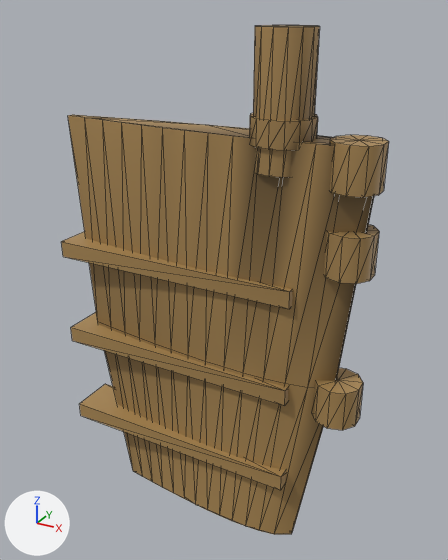
The glTF model public/ship-builder/models/rudder/rudder.glb, before and after one commit.
Rendered twice from a 50 mm lens placed at (0.519, -0.85, 0.474), pointed at (0.035, 0.029, 0.034). The axes (+X, +Y, +Z) are drawn at lower left. The lights are the same throughout. The first picture is the older version. Mesh edges are drawn as thin lines. Vertices at exactly the same position are counted once.

Objects in the first picture: 'rudder'.
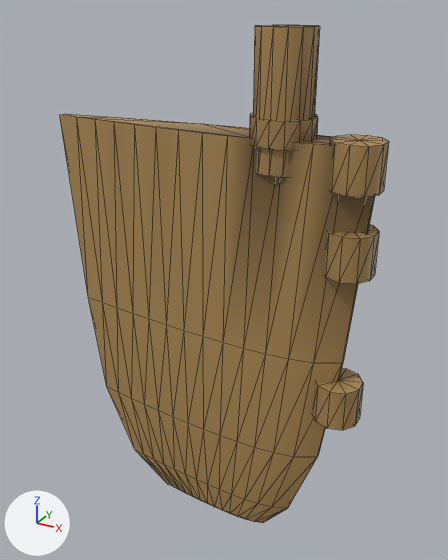
Diff of the bpy script that builds the scene:
```diff
--- a/public/ship-builder/models/rudder/rudder.glb.py
+++ b/public/ship-builder/models/rudder/rudder.glb.py
@@ me_rudder @@
 # used by ob_rudder; location = (0.0, 0.0, 0.0)
-me_rudder.from_pydata(...)  # 234 vertices, 432 faces; spans x -0.27..0.303, y -0.05..0.05, z -0.45..0.45
+me_rudder.from_pydata(...)  # 266 vertices, 508 faces; spans x -0.276..0.303, y -0.05..0.05, z -0.45..0.45
+# me_rudder part 1: the loose piece of 8 vertices spanning x -0.27..0.19, y -0.043..0.043, z 0.045..0.075 is deleted
+# me_rudder part 2: the loose piece of 8 vertices spanning x -0.27..0.19, y -0.043..0.043, z -0.315..-0.285 is deleted
+# me_rudder part 3: the loose piece of 8 vertices spanning x -0.27..0.19, y -0.043..0.043, z -0.135..-0.105 is deleted
+# me_rudder part 4
+# 21 vertices are removed from x -0.171..0.2, y -0.028..0.028, z -0.45
+# 75 faces are deleted
+# 61 vertices move from x -0.257..0.26, y -0.035..0.035, z -0.45..0.3 to x -0.276..0.27, y -0.037..0.037, z -0.25..0.3
+# 71 vertices are added at x -0.224..0.24, y -0.034..0.034, z -0.45..-0.25
+# 6 new vertices lie (0.017, 0.0, 0.0) away from vertices in x -0.083..0.054, y -0.013..0.013, z -0.45
+# 187 new faces join them
+# me_rudder part 5: 132 kept faces spanning x -0.276..0.303, y -0.045..0.045, z -0.25..0.45 get new vertex colours
 me_rudder.materials.append(mat_rudder)
```

Boxes [x1, y1, x2, y2] around the edits, measured in the pictures (448 x 560 px):
'rudder', reshaped
    before: [61, 25, 389, 534]
    after: [60, 25, 389, 523]
part 1 of me_rudder, deleted (brown)
    before: [61, 231, 293, 309]
part 2 of me_rudder, deleted (brown)
    before: [80, 384, 286, 490]
part 3 of me_rudder, deleted (brown)
    before: [71, 312, 288, 406]
part 4 of me_rudder, reshaped
    before: [89, 118, 333, 534]
    after: [79, 117, 343, 523]
part 5 of me_rudder, edited (looks the same)
    both: [68, 28, 373, 420]
